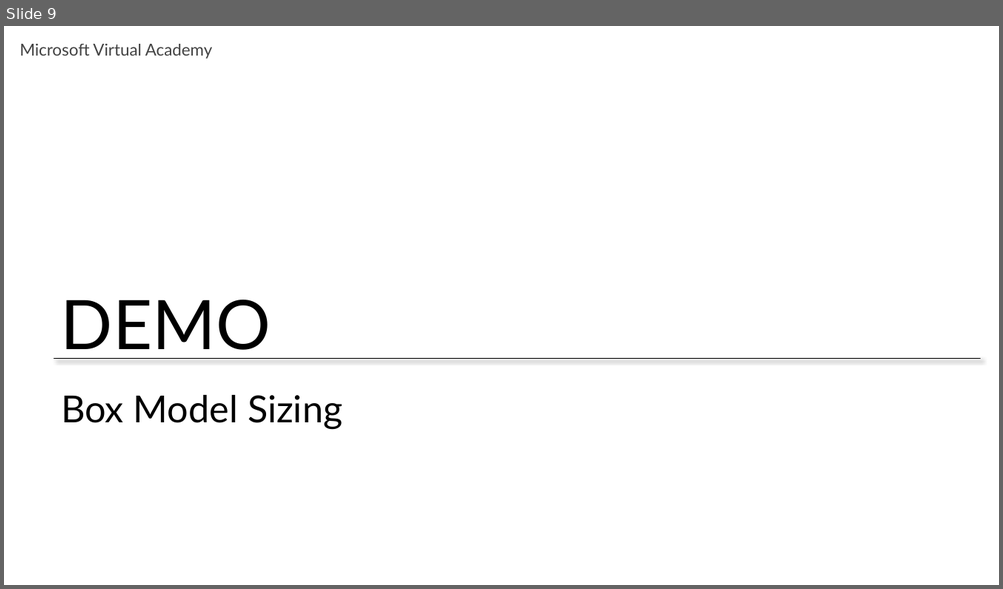
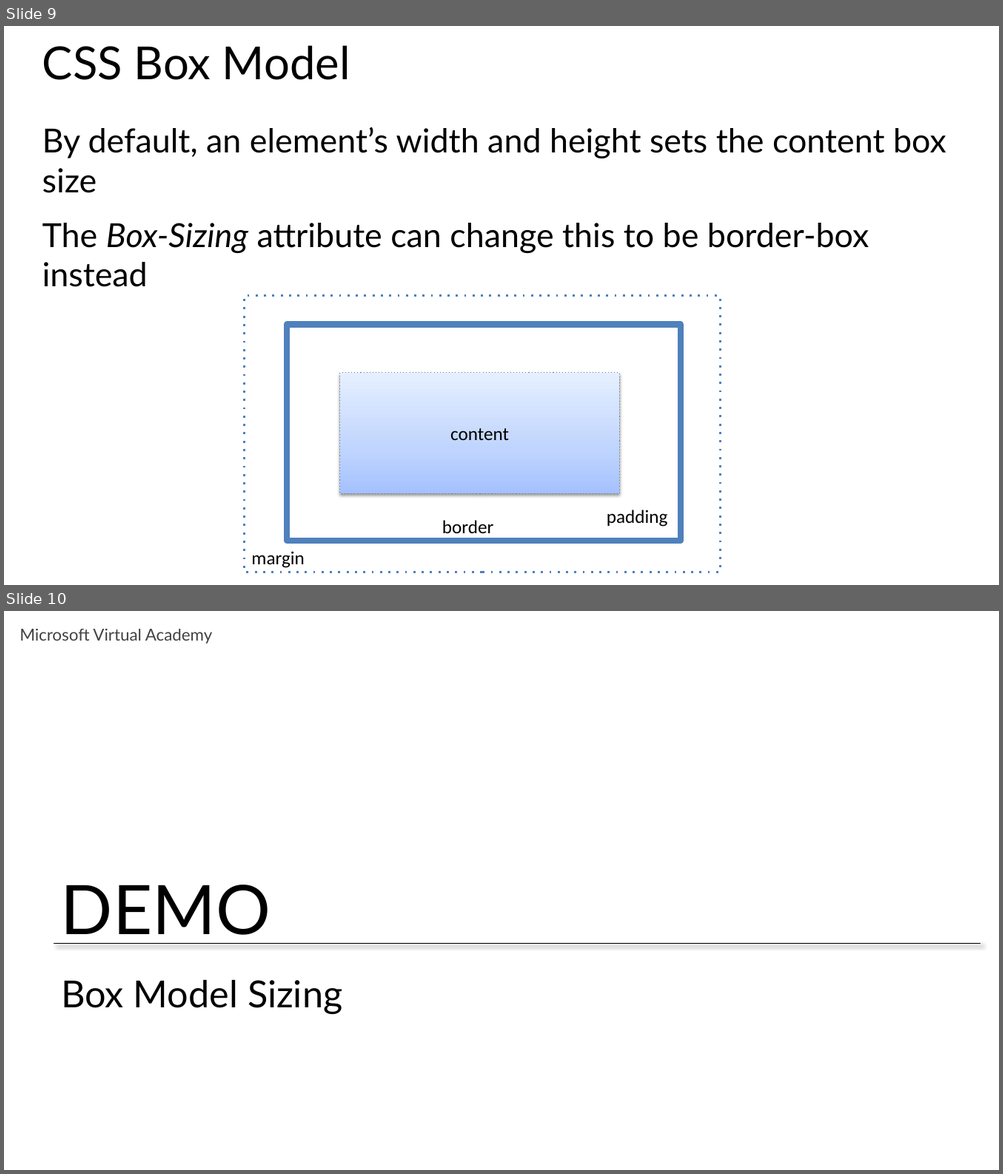
Before and after one commit to CharaD7/CSS-Style, a slide deck: Slides/Module 3.pptx. Shown one above the other, each under a label of ours: slide 9 before the commit, slides 9 and 10 after it. The pictures are 1003x589 and 1003x1174 pixels, drawn with LibreOffice and Linux fonts; fonts in the diff are those of the drawing. Boxes give left, top, right and bottom in pixels: in the first picture for what was removed or moved away, otherwise in the second. Text is boxed around its words. In the diff, an @@ line names an element or a change of style, - is before the commit and + after.

```diff
--- a/Slides/Module 3.pptx
+++ b/Slides/Module 3.pptx
@@ slide 9 added at [4, 26, 999, 585], background #FFFFFF @@
@@ title added at [42, 45, 350, 80], 44 pt, text #000000 @@
+CSS Box Model
@@ text added at [42, 127, 946, 287], 32 pt, text #000000 @@
+By default, an element’s width and height sets the content box size
+The Box-Sizing attribute can change this to be border-box instead
@@ rectangle added at [244, 296, 720, 572], fill #FFFFFF, outline #4F81BD 2 pt dashed @@
@@ rectangle added at [287, 324, 680, 541], fill #FFFFFF, outline #4F81BD 6 pt @@
@@ rectangle added at [340, 373, 620, 494], fill gradient #A4C4FF to #BFD4FF to #E6EEFF, outline #4B7EBC 0.75 pt dashed, 18 pt, text #000000 @@
+content
@@ text added at [606, 510, 668, 527], 18 pt, text #000000 @@
+padding
@@ text added at [442, 520, 493, 534], 18 pt, text #000000 @@
+border
@@ text added at [251, 551, 304, 568], 18 pt, text #000000 @@
+margin
@@ what was slide 9 is now slide 10 @@
```
Also in this commit, not shown: 3 slides changed, 1 slide removed, 3 other files.
